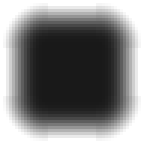
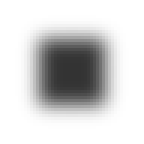
Layered file, before and after one edit (144 × 144). Changes by layer:
added layer "Layer 2 copy" (80%) above "Layer 2" over (15, 15, 129, 129)
hid "Layer 1 copy 3", painted on it over (3, 3, 141, 141)
showed "Layer 1" over (3, 3, 141, 141)
